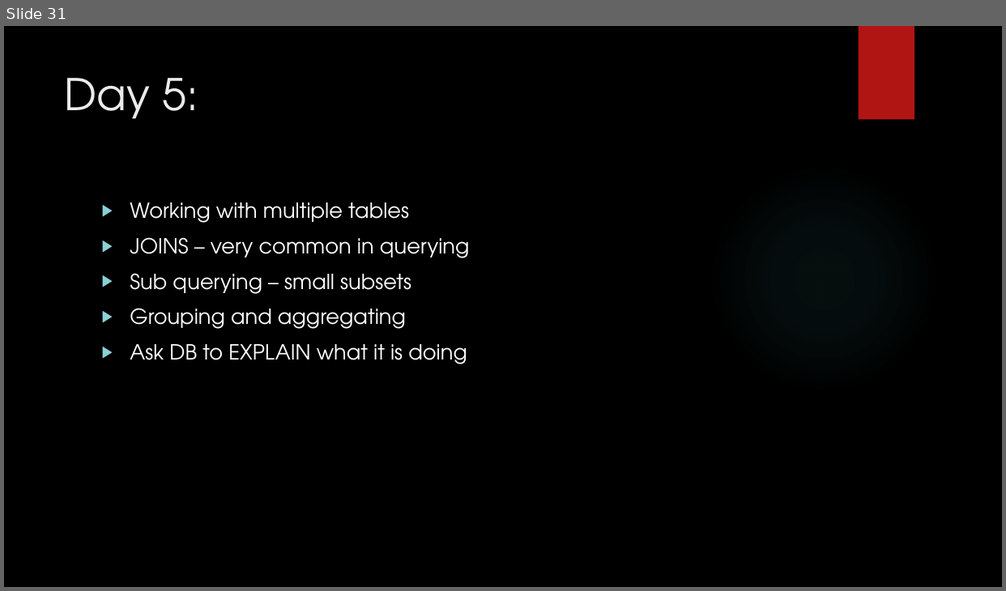
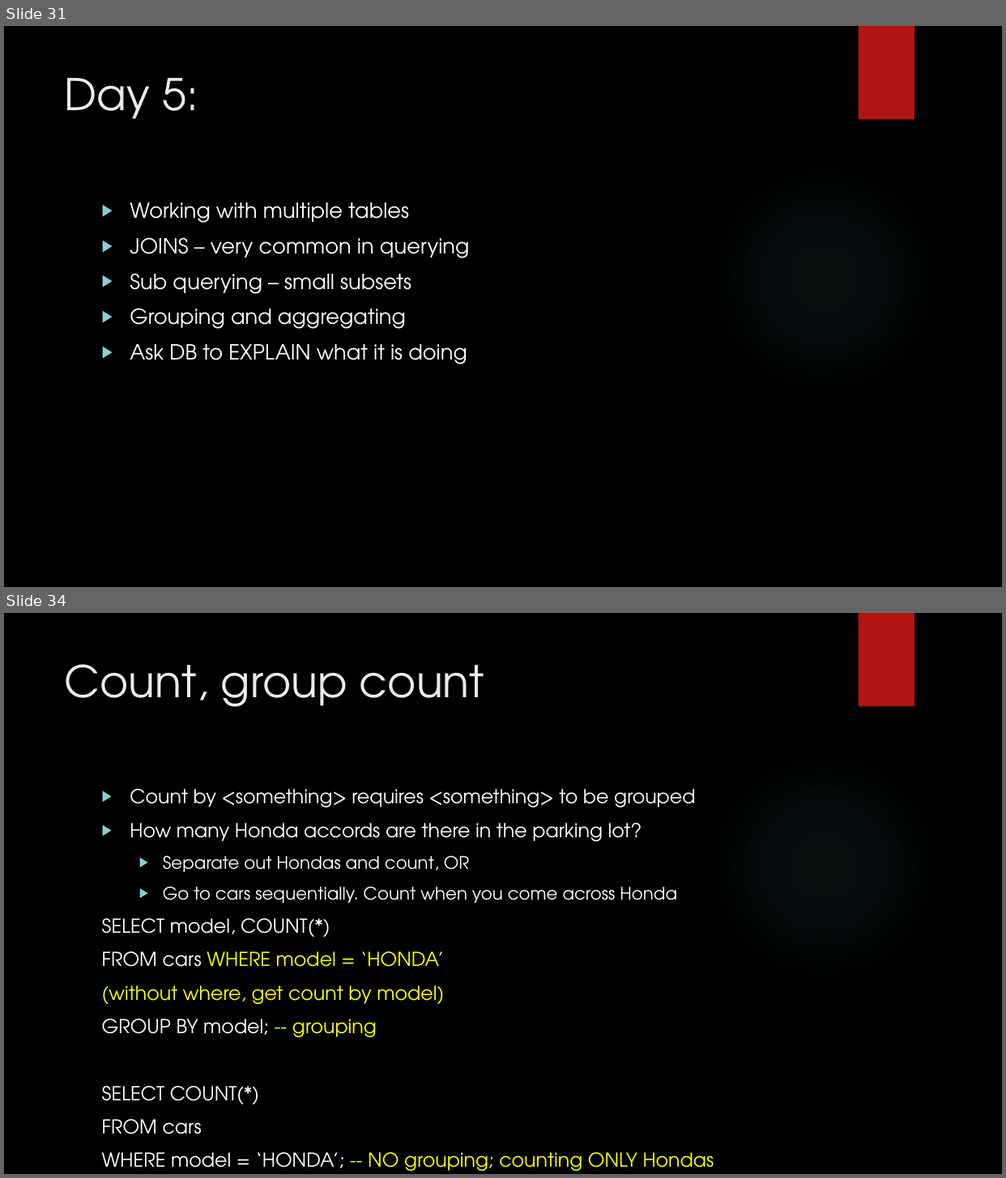
Before and after one commit to zedfoxus/database-bootcamp, a slide deck: Presentation/Database-Bootcamp-Presentation.pptx. Shown one above the other, each under a label of ours: slide 31 before the commit, slides 31 and 34 after it; the slides between them are not shown. The pictures are 1006x591 and 1006x1178 pixels, drawn with LibreOffice and Linux fonts; fonts in the diff are those of the drawing; background and template pictures are left out. Boxes give left, top, right and bottom in pixels: in the first picture for what was removed or moved away, otherwise in the second. Text is boxed around its words. In the diff, an @@ line names an element or a change of style, - is before the commit and + after.

Commit message:
Day 5 JOIN, Sub query, Grouping, Explain

```diff
--- a/Presentation/Database-Bootcamp-Presentation.pptx
+++ b/Presentation/Database-Bootcamp-Presentation.pptx
@@ slide 34 added at [4,613,1002,1174], background picture (left out); not listed: 2 template elements that a slide beside it also shows @@
@@ title added at [65,664,484,707], 42 pt, text #EBEBEB @@
+Count, group count
@@ text added at [102,789,714,1171], 18.5 pt, text #FFFFFF @@
+▶ Count by <something> requires <something> to be grouped
+▶ How many Honda accords are there in the parking lot?
+  ▶ Separate out Hondas and count, OR
+  ▶ Go to cars sequentially. Count when you come across Honda
+SELECT model, COUNT(*)
+FROM cars WHERE model = ‘HONDA’
+(without where, get count by model)
+GROUP BY model; -- grouping
+SELECT COUNT(*)
+FROM cars
+WHERE model = ‘HONDA’; -- NO grouping; counting ONLY Hondas
```
Also in this commit, not shown: 2 slides changed, 2 other slides added.
